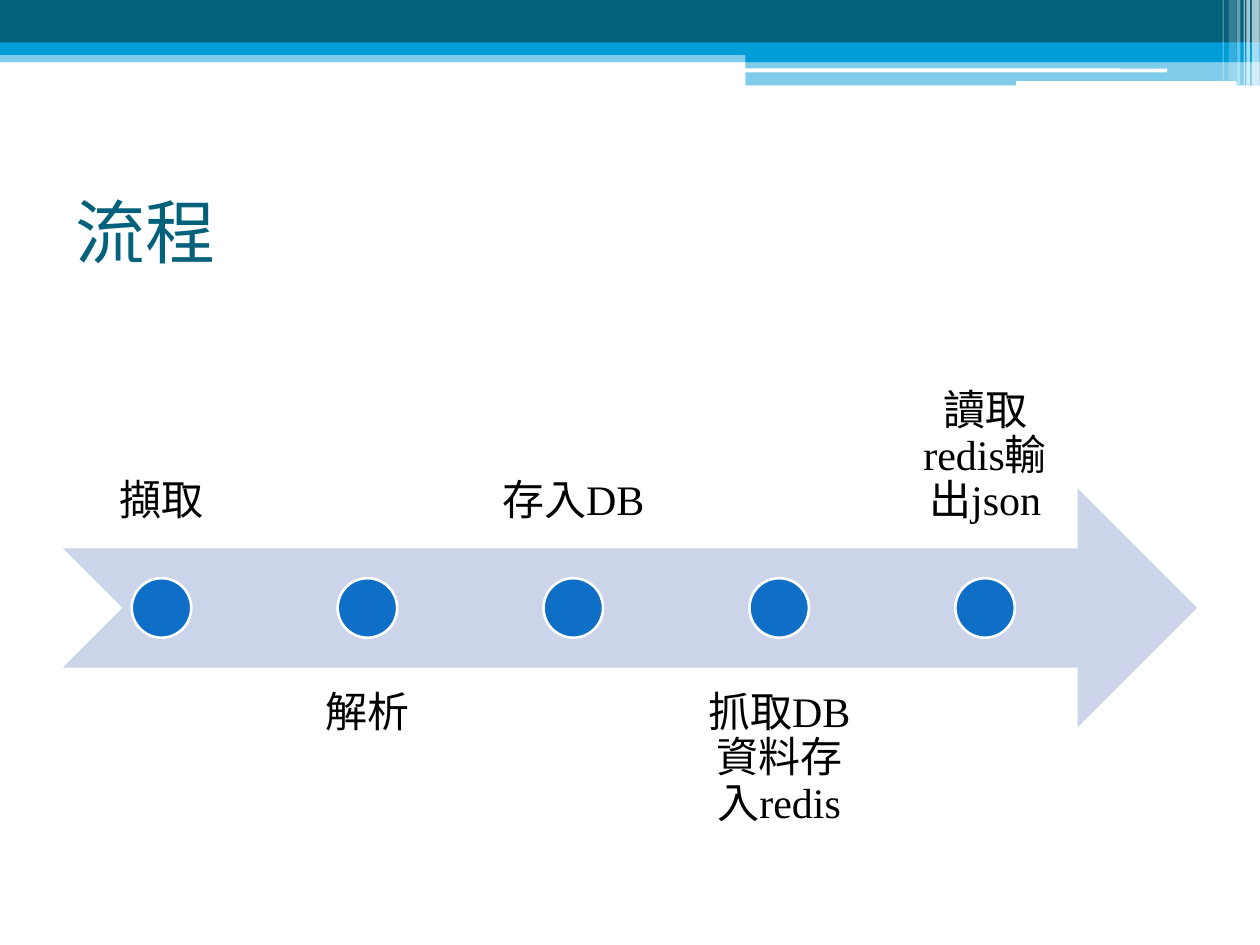
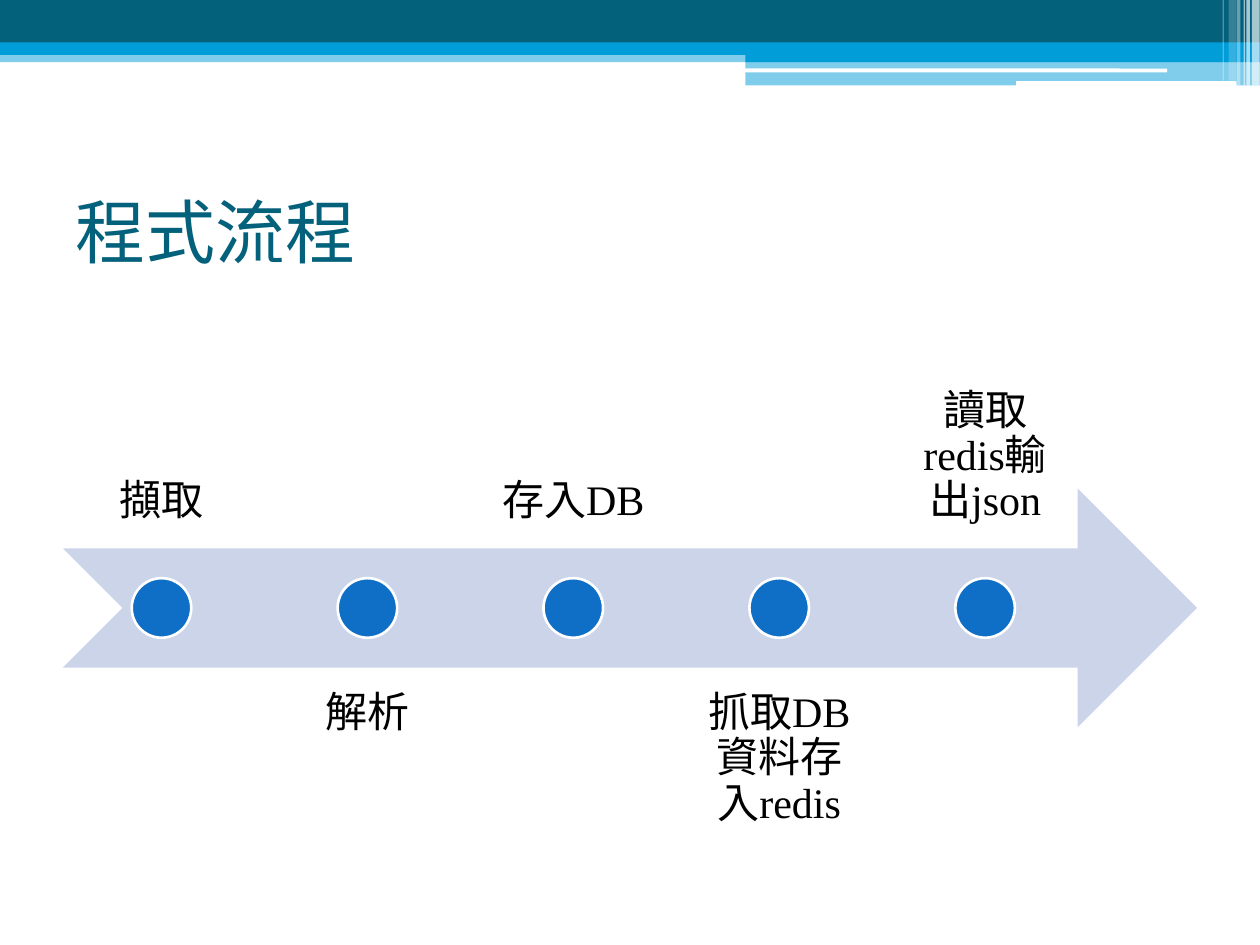
Before and after one commit to family2099/ReadSoccerData, a slide deck: slide 2 of 爬蟲與redis.pptx. Drawn at 1260x945 pixels with LibreOffice and Linux fonts; fonts in the diff are those of the drawing. Boxes give left, top, right and bottom in pixels: in the first picture for what was removed or moved away, otherwise in the second. Text is boxed around its words. In the diff, an @@ line names an element or a change of style, - is before the commit and + after.

```diff
--- a/爬蟲與redis.pptx
+++ b/爬蟲與redis.pptx
@@ title at <box>75,199,355,264</box>: text changed @@
-流程
+程式流程
```
Also in this commit, not shown: 2 other slides changed, 2 slides added.
